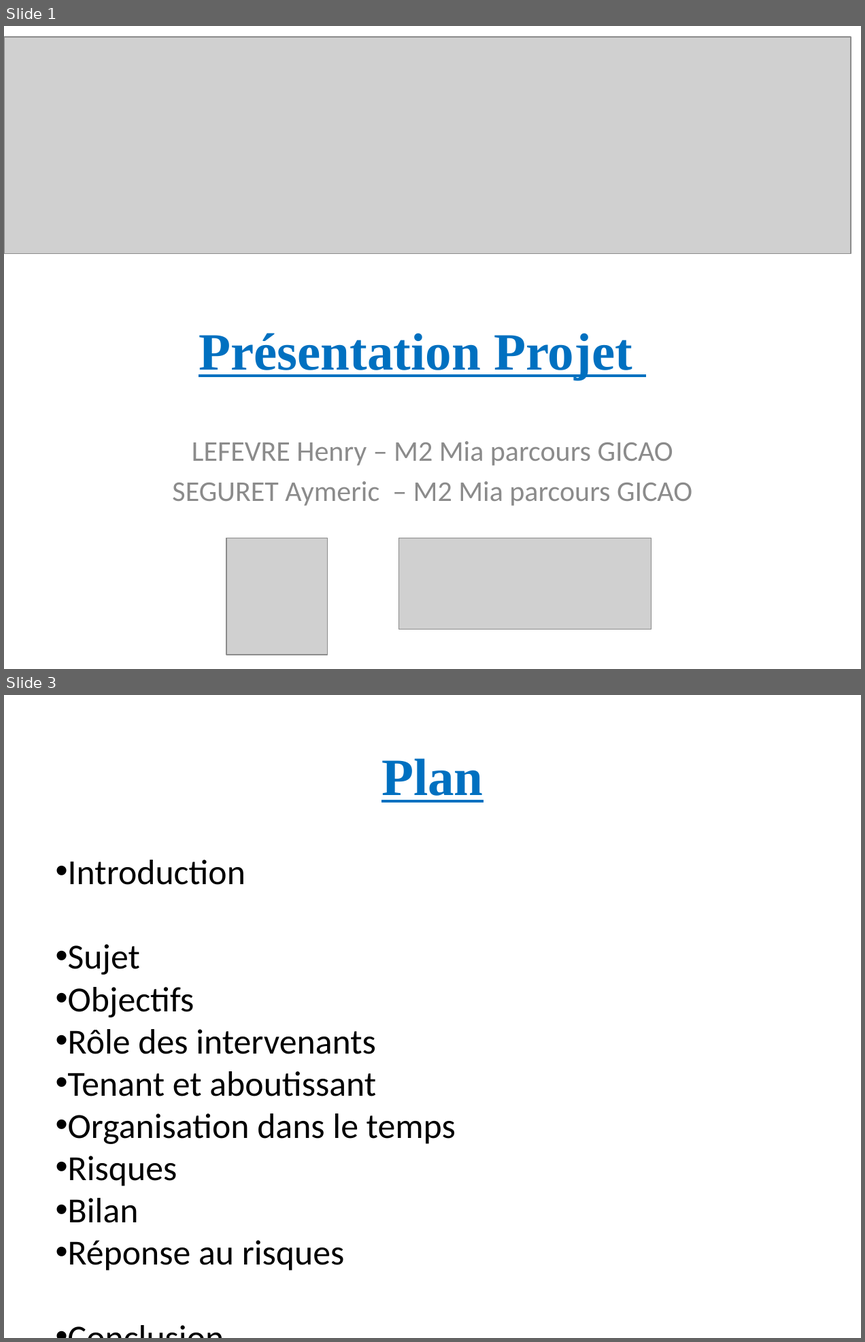
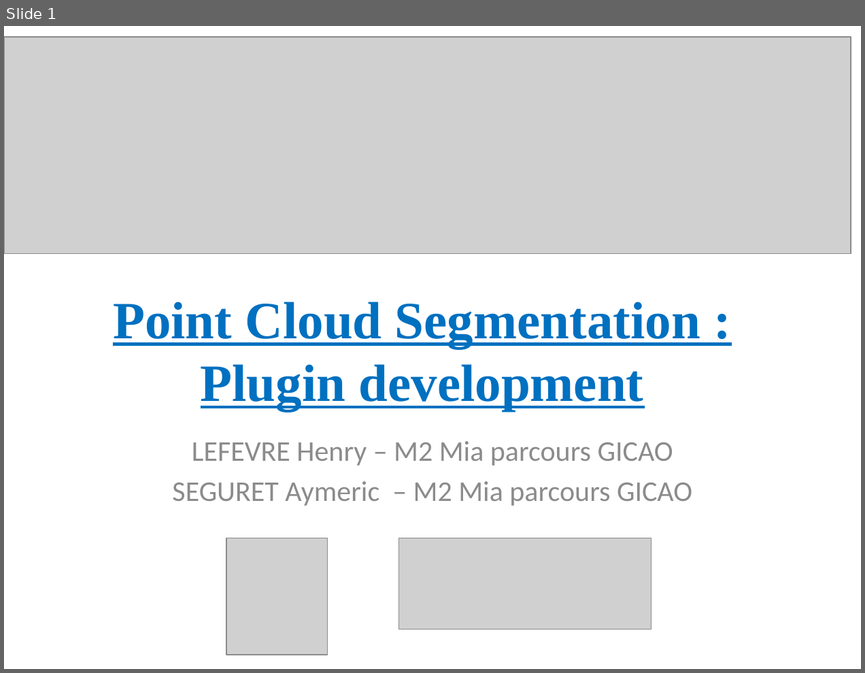
Before and after one commit to Mric26/M2-S1, a slide deck: Projet/Presentation.pptx. Shown one above the other, each under a label of ours: slides 1 and 3 before the commit, slide 1 after it; the slides between them are not shown. The pictures are 865x1342 and 865x673 pixels, drawn with LibreOffice and Linux fonts; fonts in the diff are those of the drawing; grey boxes stand for pictures. Boxes give left, top, right and bottom in pixels: in the first picture for what was removed or moved away, otherwise in the second. Text is boxed around its words. In the diff, an @@ line names an element or a change of style, - is before the commit and + after.

Commit message:
projet

```diff
--- a/Projet/Presentation.pptx
+++ b/Projet/Presentation.pptx
@@ slide 3 removed at [4,695,861,1338], background #FFFFFF @@
@@ title removed at [381,758,483,802] @@
-Plan
@@ text removed at [68,860,456,1270] @@
-• Introduction
-• Sujet
-• Objectifs
-• Rôle des intervenants
-• Tenant et aboutissant
-• Organisation dans le temps
-• Risques
-• Bilan
-• Réponse au risques
-• Conclusion
@@ slide 1 changed as well @@
@@ title at [113,301,700,411]: text changed @@
-Présentation Projet
+Point Cloud Segmentation :
+Plugin development
```
Also in this commit, not shown: 12 slides added, 3 other slides removed, 1 other file.
